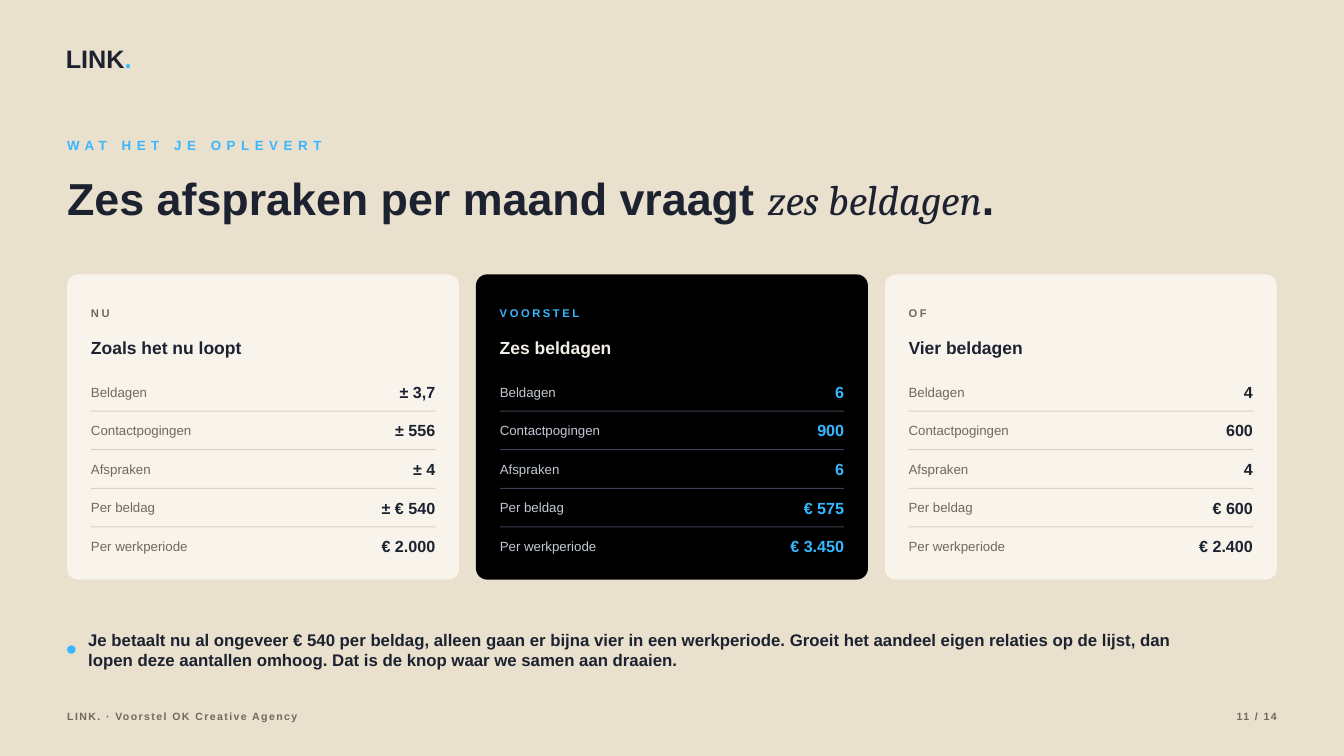
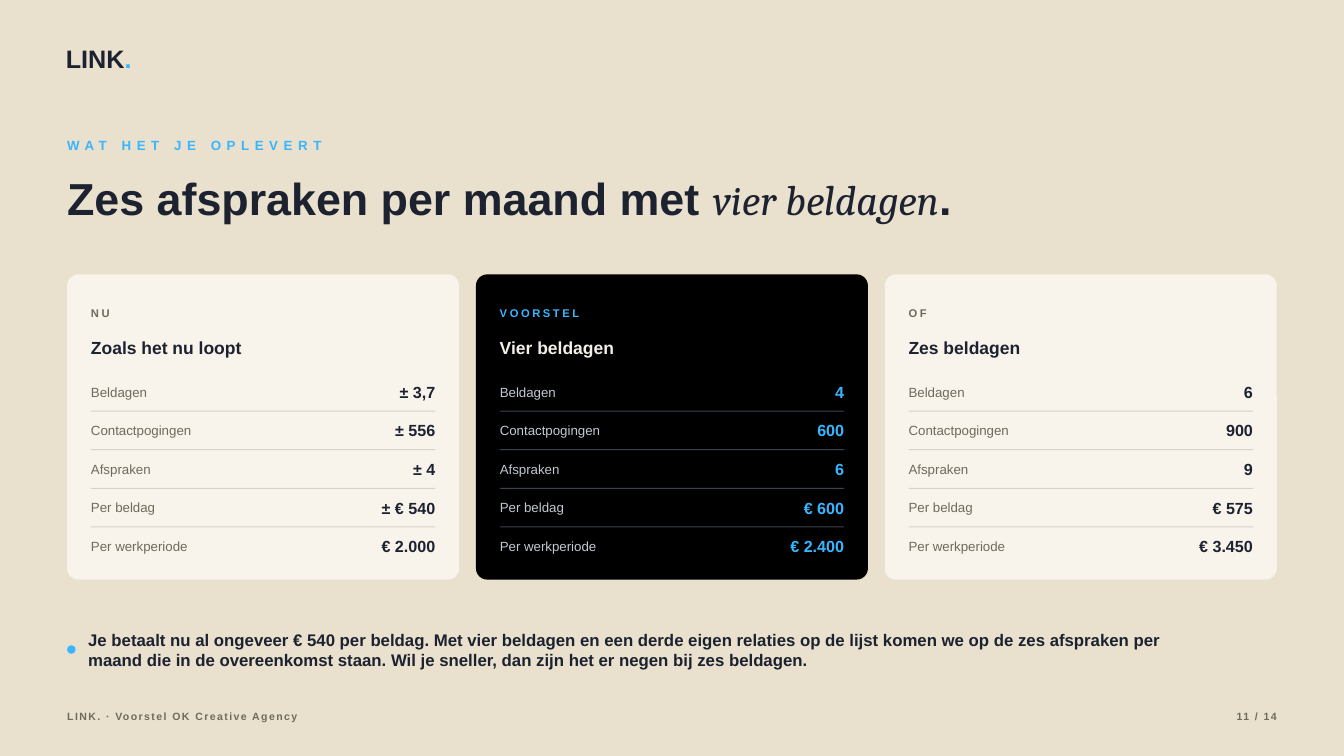
Before and after one commit to hens-lang/Test, a slide deck: slide 11 of output/LINK. voorstel OK Creative Agency.pptx. Drawn at 1344x756 pixels with LibreOffice and Linux fonts; fonts in the diff are those of the drawing. Boxes give left, top, right and bottom in pixels: in the first picture for what was removed or moved away, otherwise in the second. Text is boxed around its words. In the diff, an @@ line names an element or a change of style, - is before the commit and + after.

```diff
--- a/output/LINK. voorstel OK Creative Agency.pptx
+++ b/output/LINK. voorstel OK Creative Agency.pptx
@@ text at <box>67,182,939,224</box>: text changed @@
-Zes afspraken per maand vraagt zes beldagen.
+Zes afspraken per maand met vier beldagen.
@@ text at <box>500,341,614,358</box>: text changed @@
-Zes beldagen
+Vier beldagen
@@ text at <box>909,341,1020,358</box>: text changed @@
-Vier beldagen
+Zes beldagen
@@ text at <box>835,387,844,398</box>: text changed @@
-6
+4
@@ text at <box>1244,387,1253,398</box>: text changed @@
-4
+6
@@ text at <box>817,424,844,436</box>: text changed @@
-900
+600
@@ text at <box>1226,424,1253,436</box>: text changed @@
-600
+900
@@ text at <box>1244,464,1253,475</box>: text changed @@
-4
+9
@@ text at <box>817,502,844,514</box>: text changed @@
-€ 575
+€ 600
@@ text at <box>1226,503,1253,514</box>: text changed @@
-€ 600
+€ 575
@@ text at <box>804,540,844,552</box>: text changed @@
-€ 3.450
+€ 2.400
@@ text at <box>1213,540,1253,552</box>: text changed @@
-€ 2.400
+€ 3.450
@@ text at <box>88,634,1160,670</box>: text changed @@
-Je betaalt nu al ongeveer € 540 per beldag, alleen gaan er bijna vier in een werkperiode. Groeit het aandeel eigen relaties op de lijst, dan lopen deze aantallen omhoog. Dat is de knop waar we samen aan draaien.
+Je betaalt nu al ongeveer € 540 per beldag. Met vier beldagen en een derde eigen relaties op de lijst komen we op de zes afspraken per maand die in de overeenkomst staan. Wil je sneller, dan zijn het er negen bij zes beldagen.
```
Also in this commit, not shown: 5 other slides changed, 10 other files.
